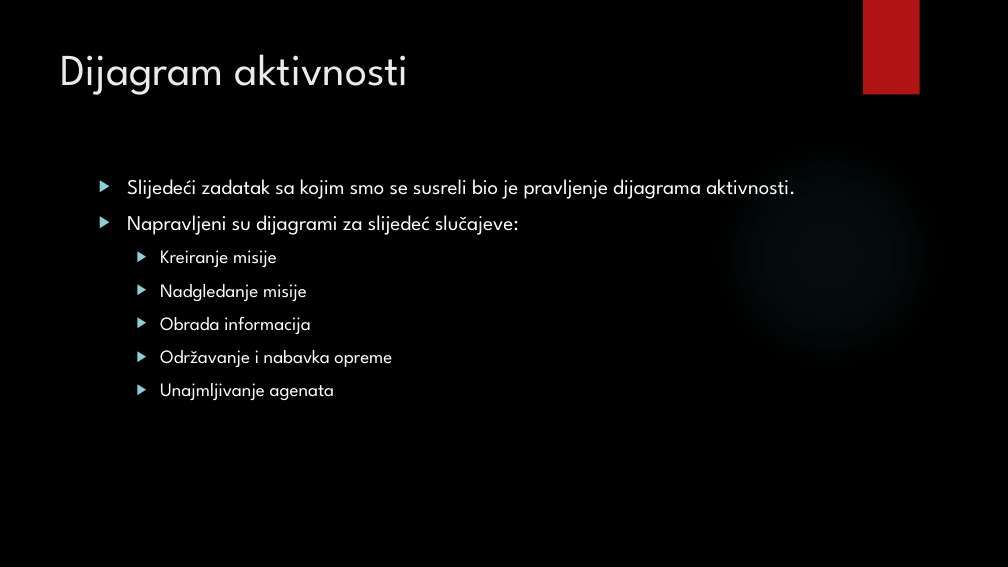
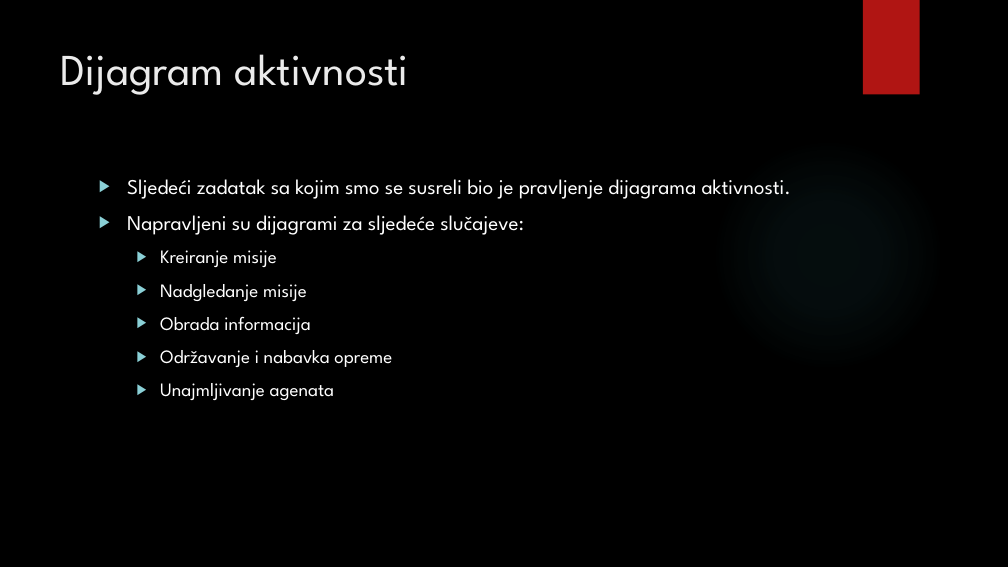
Before and after one commit to ooad-2015-2016/Brat-741, a slide deck: slide 9 of Špijunska agencija.pptx. Drawn at 1008x567 pixels with LibreOffice and Linux fonts; fonts in the diff are those of the drawing; background and template pictures are left out. Boxes give left, top, right and bottom in pixels: in the first picture for what was removed or moved away, otherwise in the second. Text is boxed around its words. In the diff, an @@ line names an element or a change of style, - is before the commit and + after.

```diff
--- a/Špijunska agencija.pptx
+++ b/Špijunska agencija.pptx
@@ text at bbox=[127, 179, 791, 235]: text changed @@
-▶ Slijedeći zadatak sa kojim smo se susreli bio je pravljenje dijagrama aktivnosti.
-▶ Napravljeni su dijagrami za slijedeć slučajeve:
+▶ Sljedeći zadatak sa kojim smo se susreli bio je pravljenje dijagrama aktivnosti.
+▶ Napravljeni su dijagrami za sljedeće slučajeve:
```
Also in this commit, not shown: 4 other slides changed, 1 other file.
